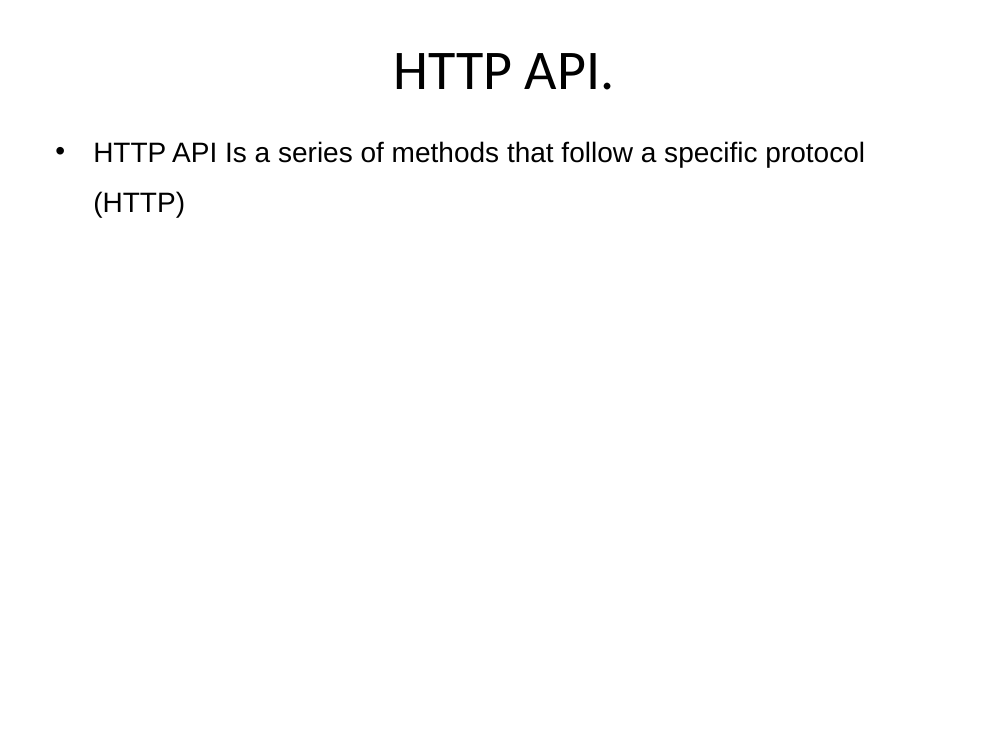
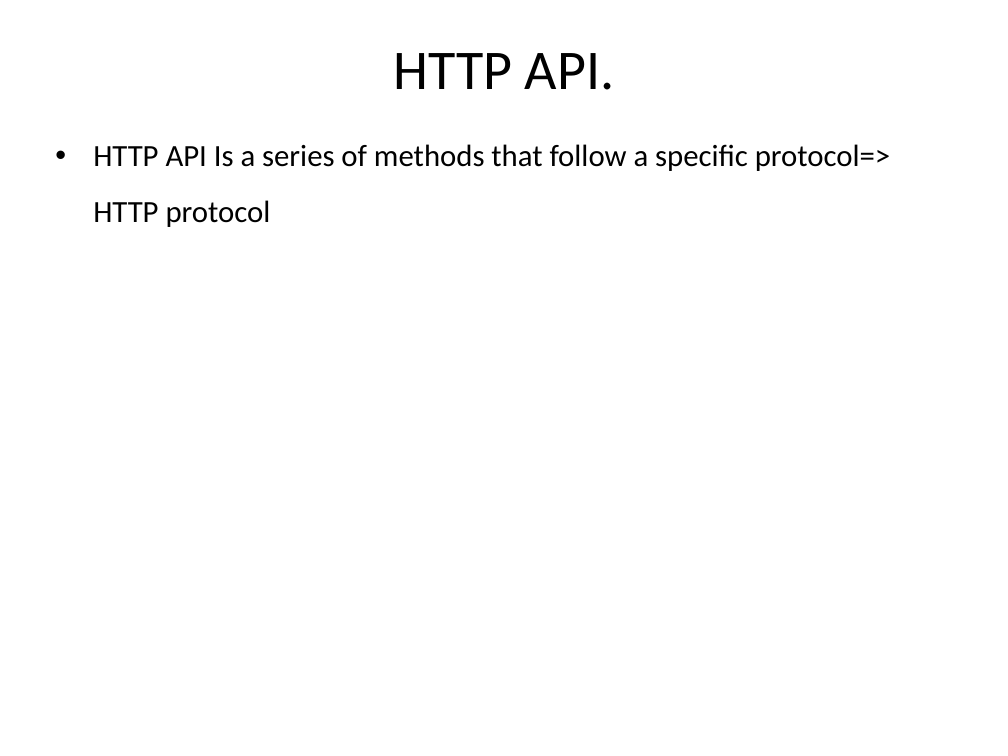
Before and after one commit to hogeschool/Development--Web, a slide deck: slide 9 of Lesson3/lesson3.pptx (slide 11 before the commit). Drawn at 1008x756 pixels with LibreOffice and Linux fonts; fonts in the diff are those of the drawing. Boxes give left, top, right and bottom in pixels: in the first picture for what was removed or moved away, otherwise in the second. Text is boxed around its words. In the diff, an @@ line names an element or a change of style, - is before the commit and + after.

```diff
--- a/Lesson3/lesson3.pptx
+++ b/Lesson3/lesson3.pptx
@@ text at (93, 144, 890, 227): text changed; size 20 to 22 pt; font Arial to Calibri @@
-• HTTP API Is a series of methods that follow a specific protocol (HTTP)
+• HTTP API Is a series of methods that follow a specific protocol=> HTTP protocol
```
Also in this commit, not shown: 16 other slides changed, 5 slides added, 5 slides removed.
